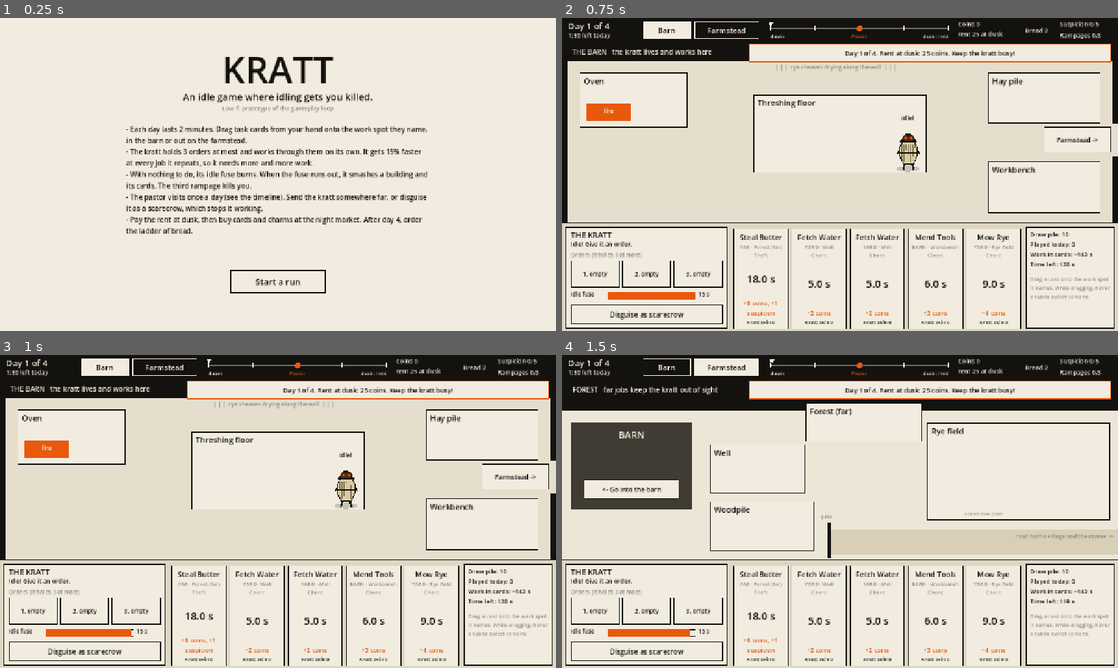
Above: before the commit, frames 1-4 (two rows, left to right).
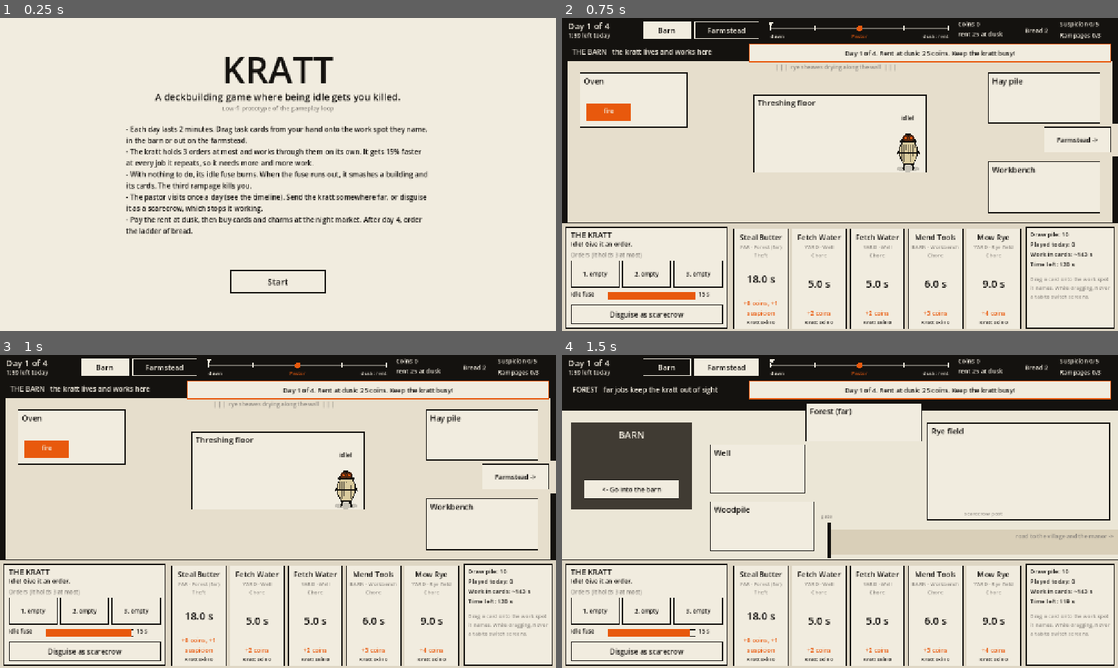
Above: after the commit, the same moments.

Repository: carlcsepp/kratt
Game: Godot game, scene res://scenes/title.tscn
The game is run twice, just before and just after one commit, with the same random seed, the same clock (stepped at 60 frames per second) and the same inputs.
Inputs:
- Up to frame 1 (0.25 s): no input
- Up to frame 2 (0.75 s): click "Start a run" (after the commit: "Start") at 0.5 s
- Up to frame 3 (1 s): no input
- Up to frame 4 (1.5 s): click "Farmstead ->" at 1.25 s

The runs differ from the first frame. In frame 1, 0.8% of the frame differs, in the area x 27-72%, y 23-86%; in frame 2, nothing differs; in frame 3, nothing differs; in frame 4, nothing differs.

Commit message:
paar muudatust

Diff:
--- a/scenes/title.tscn
+++ b/scenes/title.tscn
@@ -36,7 +36,7 @@
 offset_right = 1280.0
 offset_bottom = 196.0
 theme_override_font_sizes/font_size = 22
-text = "An idle game where idling gets you killed."
+text = "A deckbuilding game where being idle gets you killed."
 horizontal_alignment = 1
 
 [node name="Proto" type="Label" parent="." unique_id=388925790]
@@ -70,4 +70,4 @@
 offset_right = 750.0
 offset_bottom = 632.0
 theme_override_font_sizes/font_size = 20
-text = "Start a run"
+text = "Start"
